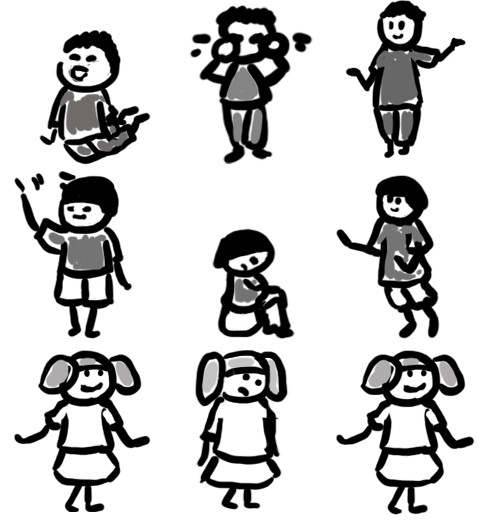
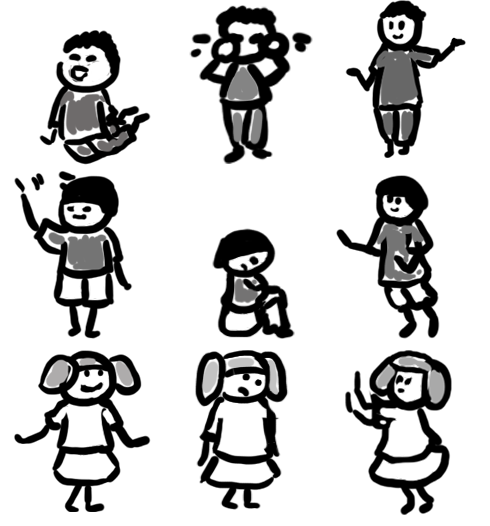
Revision of a layered 490x526 image; what changed, layer by layer:
renamed "Layer 8" to "Layer 11", painted on it over [336, 350, 475, 515]
